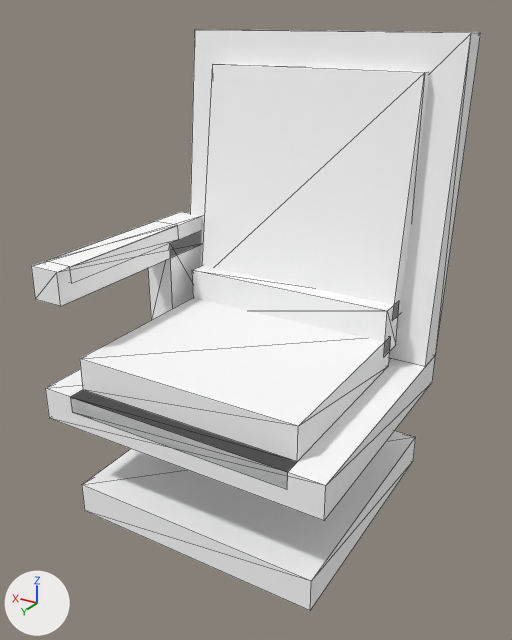
An edit to the OBJ model src/main/resources/assets/vandorlabs/models/block/pilot_seat_height_2_arms_1.obj, drawn before and after from the same camera.
One viewpoint serves both versions: a 50 mm camera at (-0.76, 1.55, 1.81) aimed at (0.49, -0.53, 0.76). The axes (+X, +Y, +Z) are drawn at lower left. The lights are the same throughout. The picture after the commit comes second. Mesh edges are drawn as thin lines. Where no turn or scale is listed for an object, it has been applied to the vertices. Vertices at exactly the same position are counted once.

Names of what the first picture shows: 'pilot_seat_height_2_arms_1'.
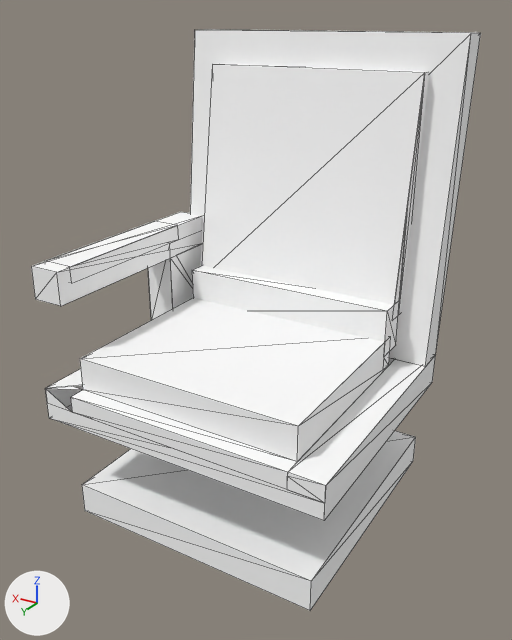
Pixel boxes [x1, y1, x2, y2] of what changed, in the pictures (512 x 640 px):
part 1 of me_pilot_seat_height_2_arms_1, cut back
    both: [45, 76, 425, 520]

Edits to the bpy script that builds the scene:
```text
Change me_pilot_seat_height_2_arms_1:
    used by ob_pilot_seat_height_2_arms_1; location = (0.0, 0.0, 0.0)
    remove me_pilot_seat_height_2_arms_1.from_pydata(...)  # 84 vertices, 132 faces; spans x -0.06..1.12, y -1.12..0.0, z 0.0..1.75
    add me_pilot_seat_height_2_arms_1.from_pydata(...)  # 115 vertices, 154 faces; spans x -0.06..1.12, y -1.12..0.0, z 0.0..1.75
    me_pilot_seat_height_2_arms_1 part 1
    15 faces are deleted
    31 vertices are added at x -0.06..1.12, y -1.0..0.0, z 0.5..1.19
    25 new faces join them, mat_frame (its picture is missing)
    12 new faces join them, mat_fabric (its picture is missing)
```
